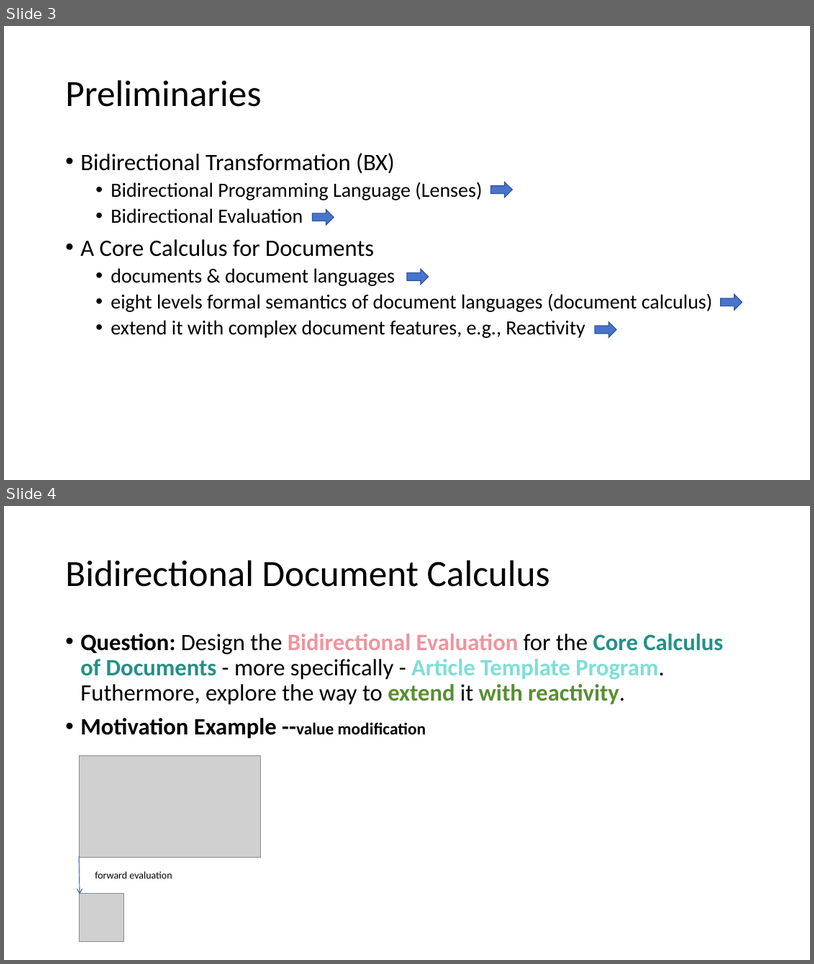
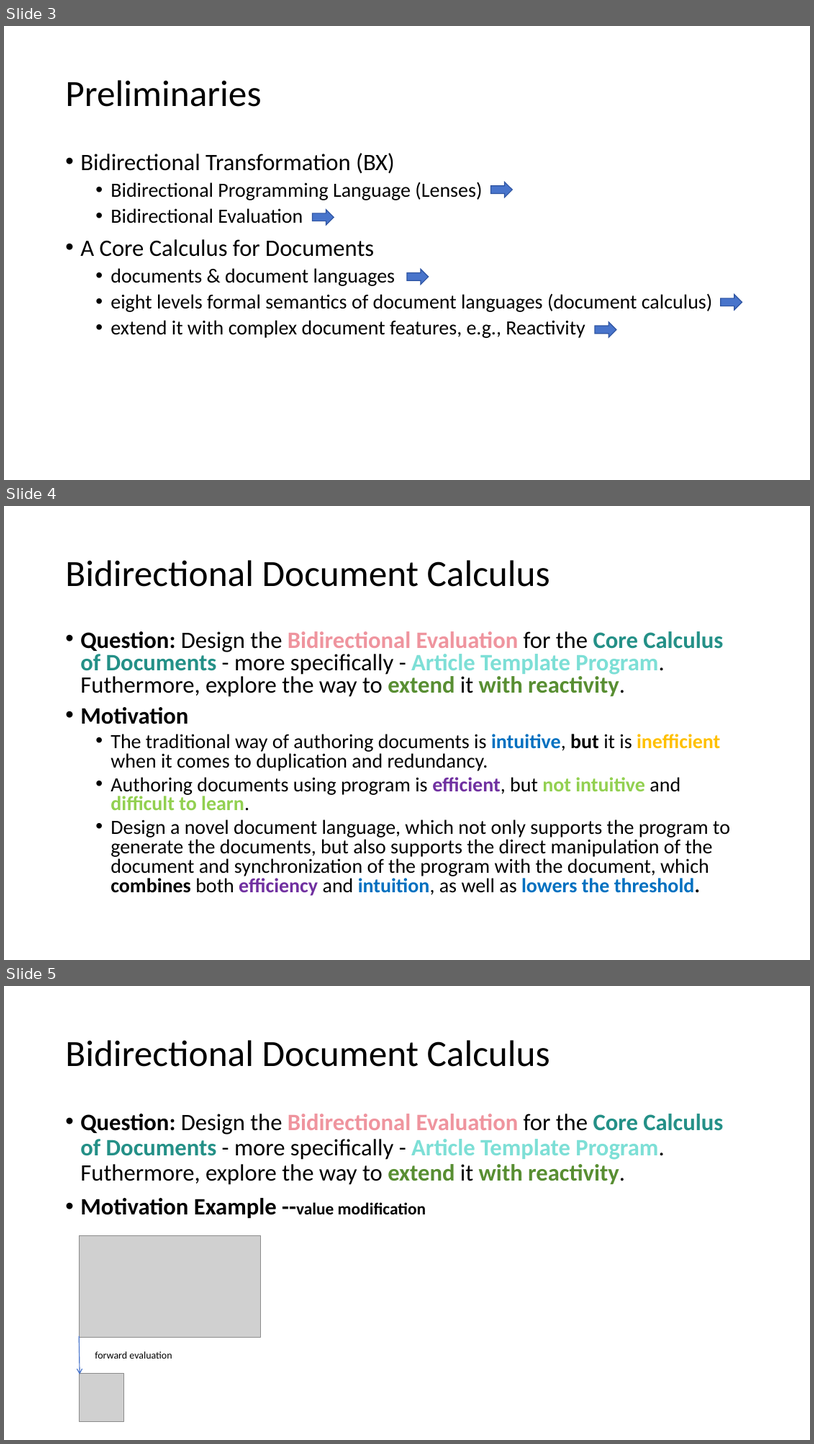
Before and after one commit to PROMISE-I/bachelor-thesis, a slide deck: 过程汇报/half-monthly-report.pptx. Shown one above the other, each under a label of ours: slides 3 and 4 before the commit, slides 3, 4 and 5 after it. The pictures are 814x964 and 814x1444 pixels, drawn with LibreOffice and Linux fonts; fonts in the diff are those of the drawing; grey boxes stand for pictures. Boxes give left, top, right and bottom in pixels: in the first picture for what was removed or moved away, otherwise in the second. Text is boxed around its words. In the diff, an @@ line names an element or a change of style, - is before the commit and + after.

```diff
--- a/过程汇报/half-monthly-report.pptx
+++ b/过程汇报/half-monthly-report.pptx
@@ slide 4 added at (4,506,810,960), background #FFFFFF @@
@@ title added at (65,560,550,587), 44 pt, text #000000 @@
+Bidirectional Document Calculus
@@ text added at (80,631,730,896), 24 pt, text #000000 @@
+• Question: Design the Bidirectional Evaluation for the Core Calculus of Documents - more specifically - Article Template Program. Futhermore, explore the way to extend it with reactivity.
+• Motivation
+  • The traditional way of authoring documents is intuitive, but it is inefficient when it comes to duplication and redundancy.
+  • Authoring documents using program is efficient, but not intuitive and difficult to learn.
+  • Design a novel document language, which not only supports the program to generate the documents, but also supports the direct manipulation of the document and synchronization of the program with the document, which combines both efficiency and intuition, as well as lowers the threshold.
@@ what was slide 4 is now slide 5 @@
```
Also in this commit, not shown: 7 other slides added.
